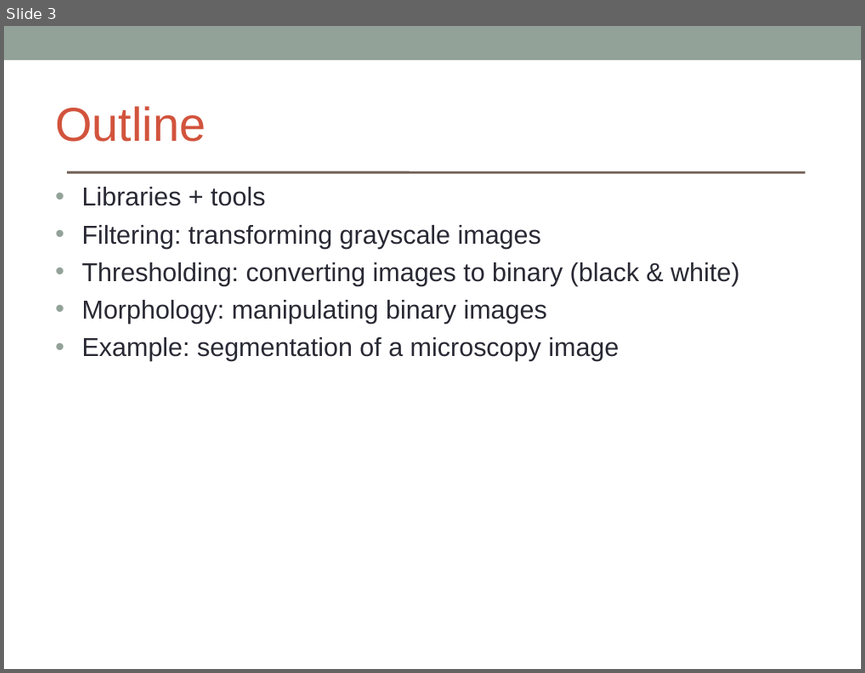
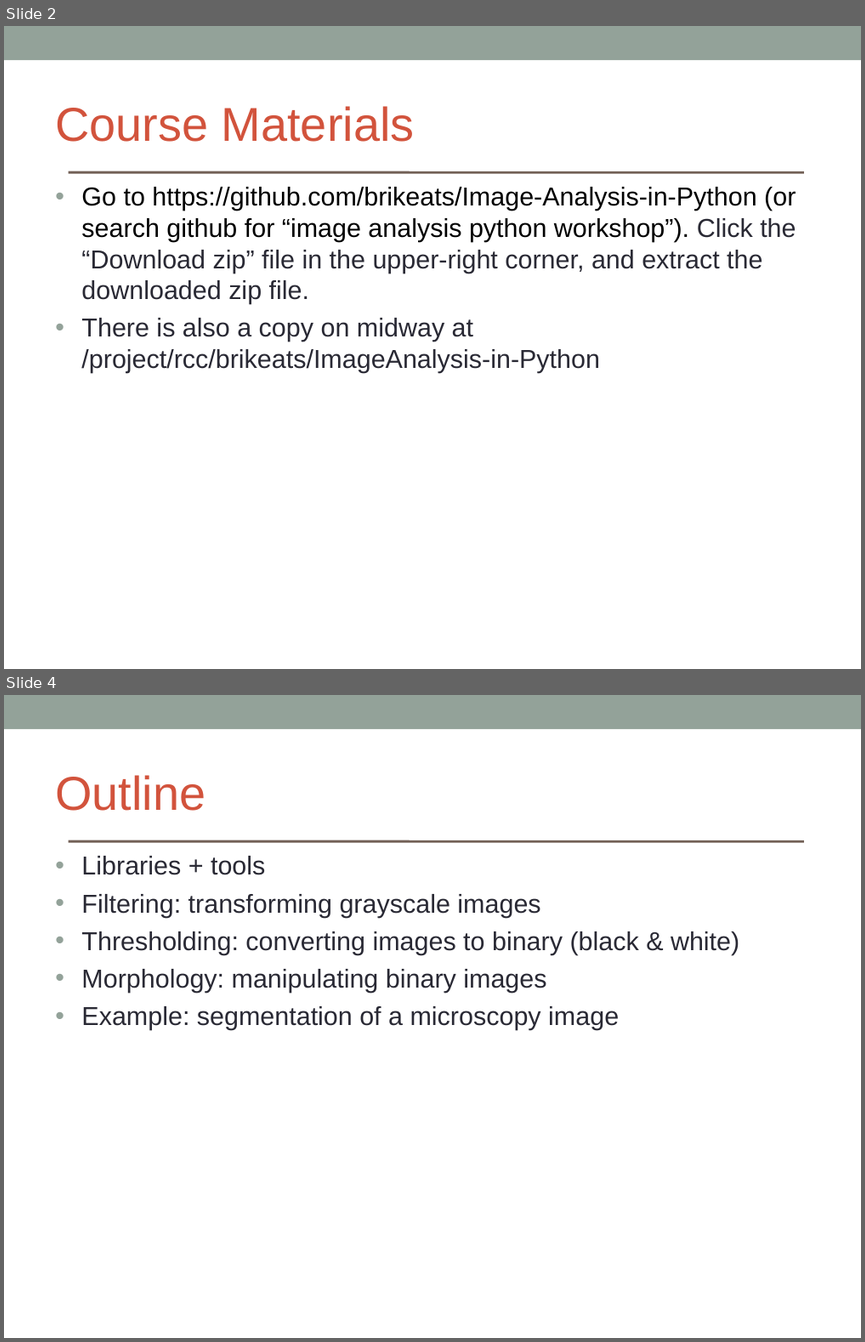
Before and after one commit to brikeats/Image-Analysis-in-Python, a slide deck: ImageAnalysisPython.ppt. Shown one above the other, each under a label of ours: slide 3 before the commit, slides 2 and 4 after it; the slides between them are not shown. The pictures are 865x673 and 865x1342 pixels, drawn with LibreOffice and Linux fonts; fonts in the diff are those of the drawing. Boxes give left, top, right and bottom in pixels: in the first picture for what was removed or moved away, otherwise in the second. Text is boxed around its words. In the diff, an @@ line names an element or a change of style, - is before the commit and + after.

```diff
--- a/ImageAnalysisPython.ppt
+++ b/ImageAnalysisPython.ppt
@@ slide 2 added at (4, 26, 861, 669), background #FFFFFF; not listed: 2 template elements that a slide beside it also shows @@
@@ text added at (55, 106, 415, 142), 44 pt, text #D2533C @@
+Course Materials
@@ text added at (81, 187, 795, 373), 24 pt, text #292934 @@
+• Go to https://github.com/brikeats/Image-Analysis-in-Python (or search github for “image analysis python workshop”). Click the “Download zip” file in the upper-right corner, and extract the downloaded zip file.
+• There is also a copy on midway at /project/rcc/brikeats/ImageAnalysis-in-Python
@@ what was slide 3 is now slide 4 @@
```
Also in this commit, not shown: 16 slides changed.
